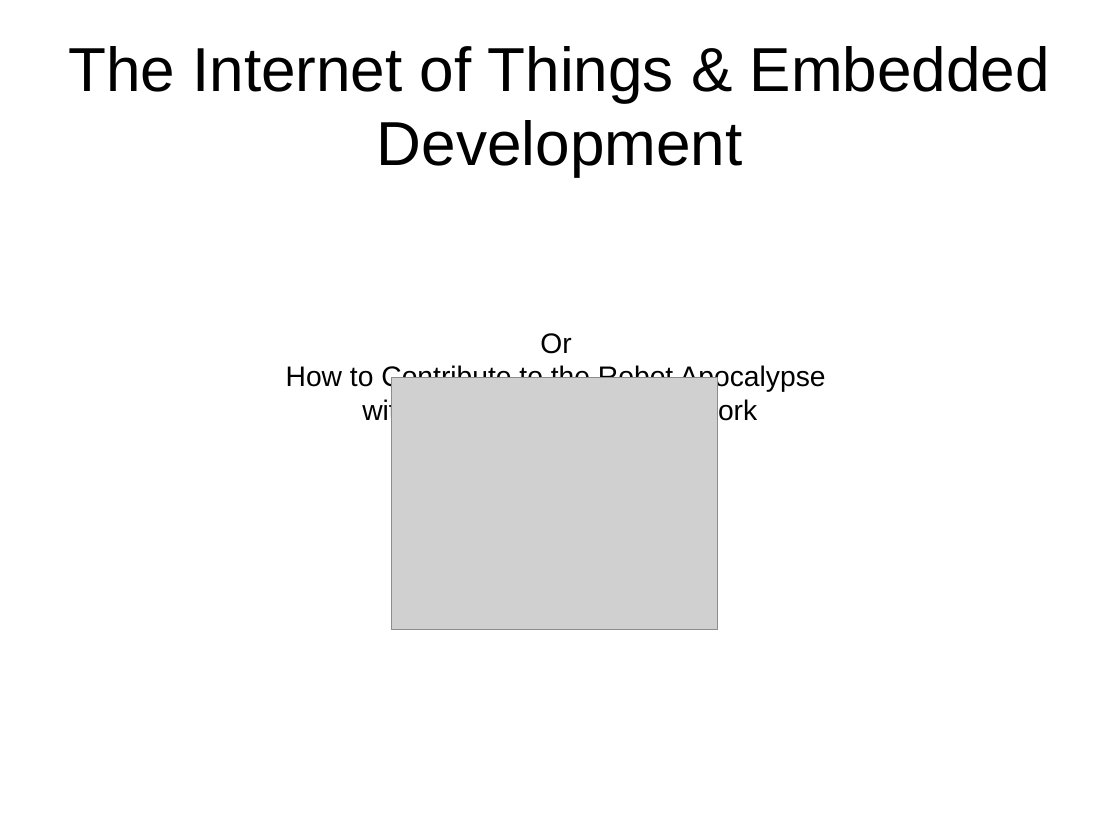
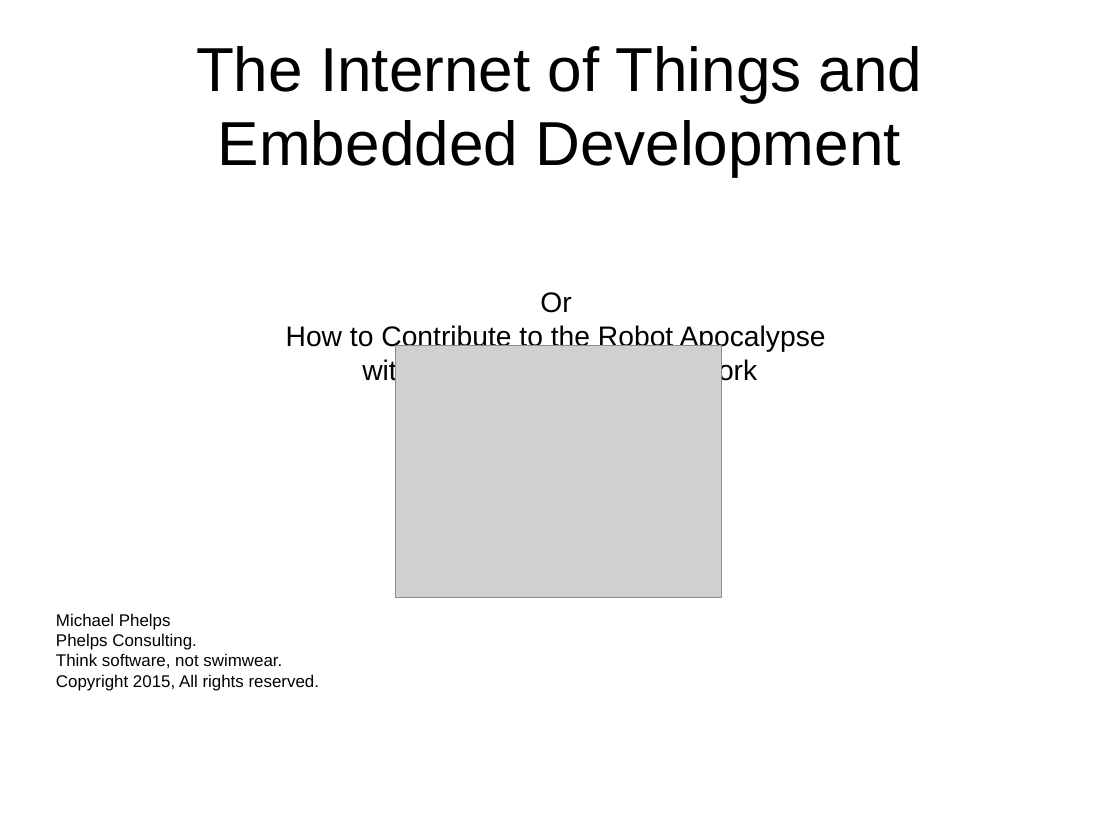
Before and after one commit to mvphelps/Presentations, a slide deck: slide 1 of IADNUG 20150604 Internet of Things NetMF/IoT.pptx. Drawn at 1120x840 pixels with LibreOffice and Linux fonts; fonts in the diff are those of the drawing; grey boxes stand for pictures. Boxes give left, top, right and bottom in pixels: in the first picture for what was removed or moved away, otherwise in the second. Text is boxed around its words. In the diff, an @@ line names an element or a change of style, - is before the commit and + after.

Commit message:
Minor changes to slides.

```diff
--- a/IADNUG 20150604 Internet of Things NetMF/IoT.pptx
+++ b/IADNUG 20150604 Internet of Things NetMF/IoT.pptx
@@ text at [196,46,923,176]: text changed @@
-The Internet of Things & Embedded Development
+The Internet of Things and Embedded Development
@@ picture: place and size @@
-picture at [392,378,719,630]
+picture at [395,346,722,598]
@@ text at [56,613,319,691]: paragraphs added @@
+Michael Phelps
+Phelps Consulting.
+Think software, not swimwear.
+Copyright 2015, All rights reserved.
```
Also in this commit, not shown: 2 other slides changed, 1 other file.
